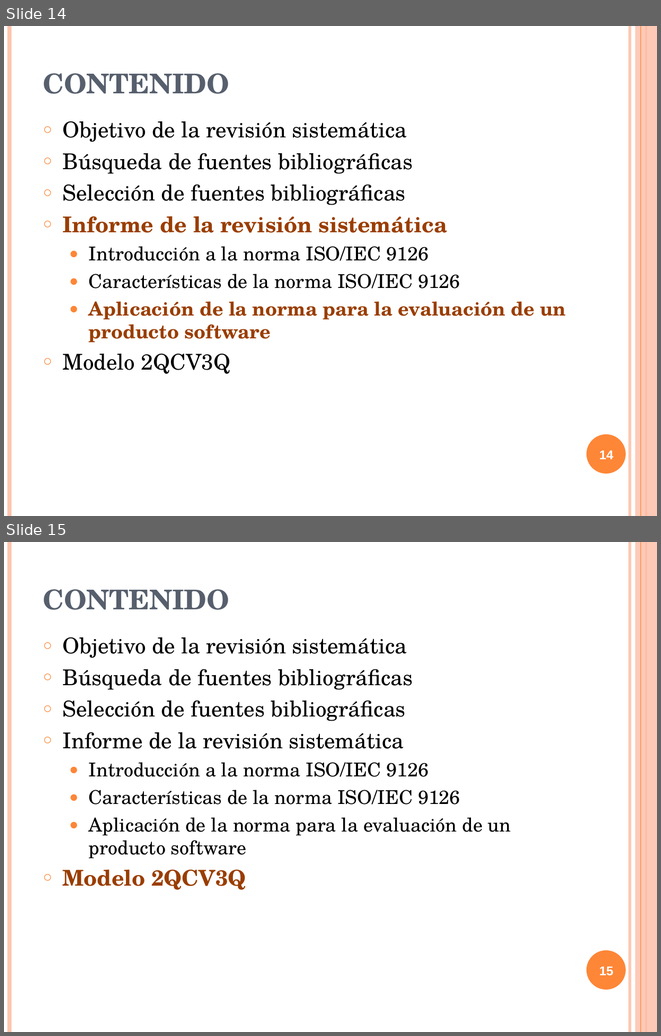
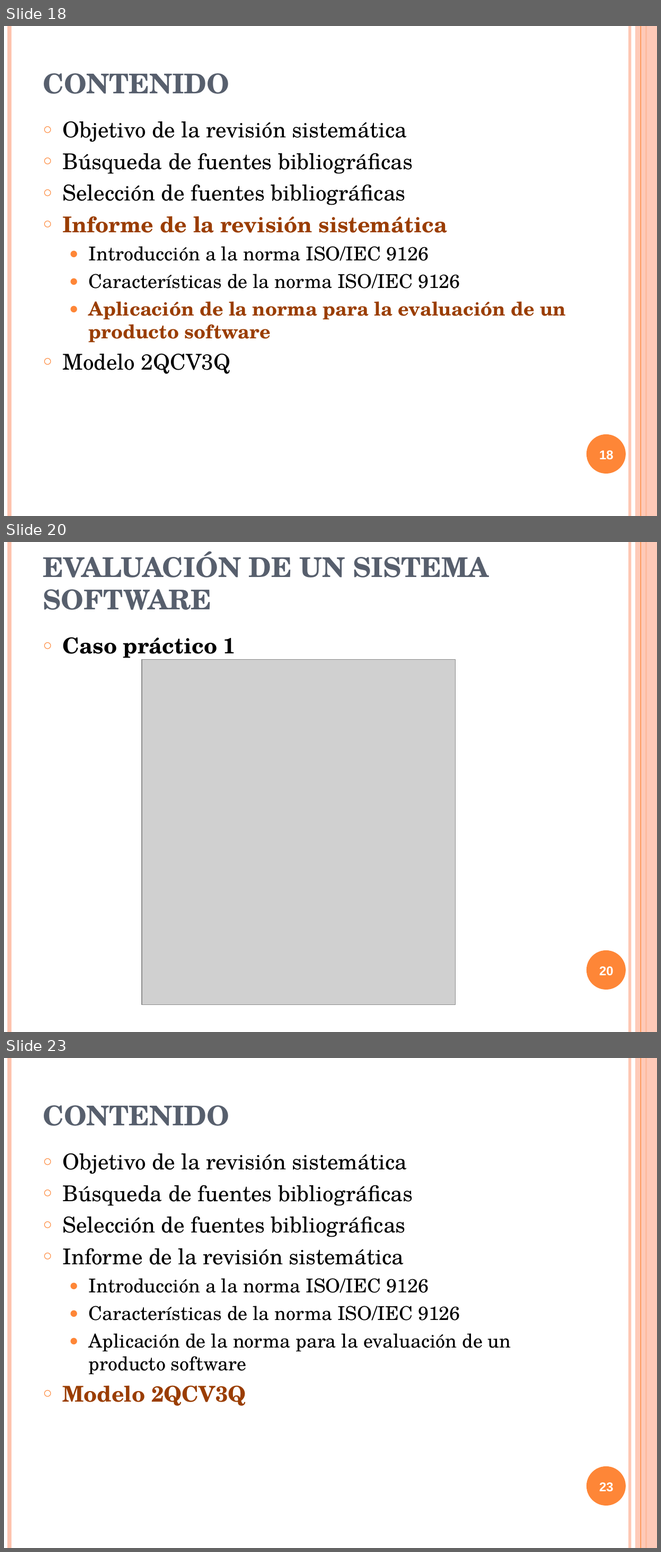
Before and after one commit to txedo/isi-auditoria, a slide deck: calidad/Trabajo/presentacion/presentacionCalidad.ppt. Shown one above the other, each under a label of ours: slides 14 and 15 before the commit, slides 18, 20 and 23 after it; the slides between them are not shown. The pictures are 661x1036 and 661x1552 pixels, drawn with LibreOffice and Linux fonts; fonts in the diff are those of the drawing; grey boxes stand for pictures. Boxes give left, top, right and bottom in pixels: in the first picture for what was removed or moved away, otherwise in the second. Text is boxed around its words. In the diff, an @@ line names an element or a change of style, - is before the commit and + after.

```diff
--- a/calidad/Trabajo/presentacion/presentacionCalidad.ppt
+++ b/calidad/Trabajo/presentacion/presentacionCalidad.ppt
@@ slide 20 added at (4, 542, 657, 1032), background #FFFFFF; not listed: 6 template elements that a slide beside it also shows @@
@@ title added at (43, 551, 489, 610), 30 pt, text #575F6D, bold @@
+EVALUACIÓN DE UN SISTEMA SOFTWARE
@@ text added at (62, 637, 236, 661), 24 pt, text #000000, bold @@
+○ Caso práctico 1
@@ picture added at (142, 660, 455, 1005) @@
@@ page number added at (599, 966, 614, 975), 14 pt, text #FFFFFF, bold @@
+20
@@ what was slide 14 is now slide 18 @@
@@ page number at (599, 450, 614, 460): text changed @@
-14
+18
@@ what was slide 15 is now slide 23 @@
@@ page number at (599, 1482, 614, 1492): text changed @@
-15
+23
```
Also in this commit, not shown: 1 slide changed, 7 other slides added, 1 other file.
